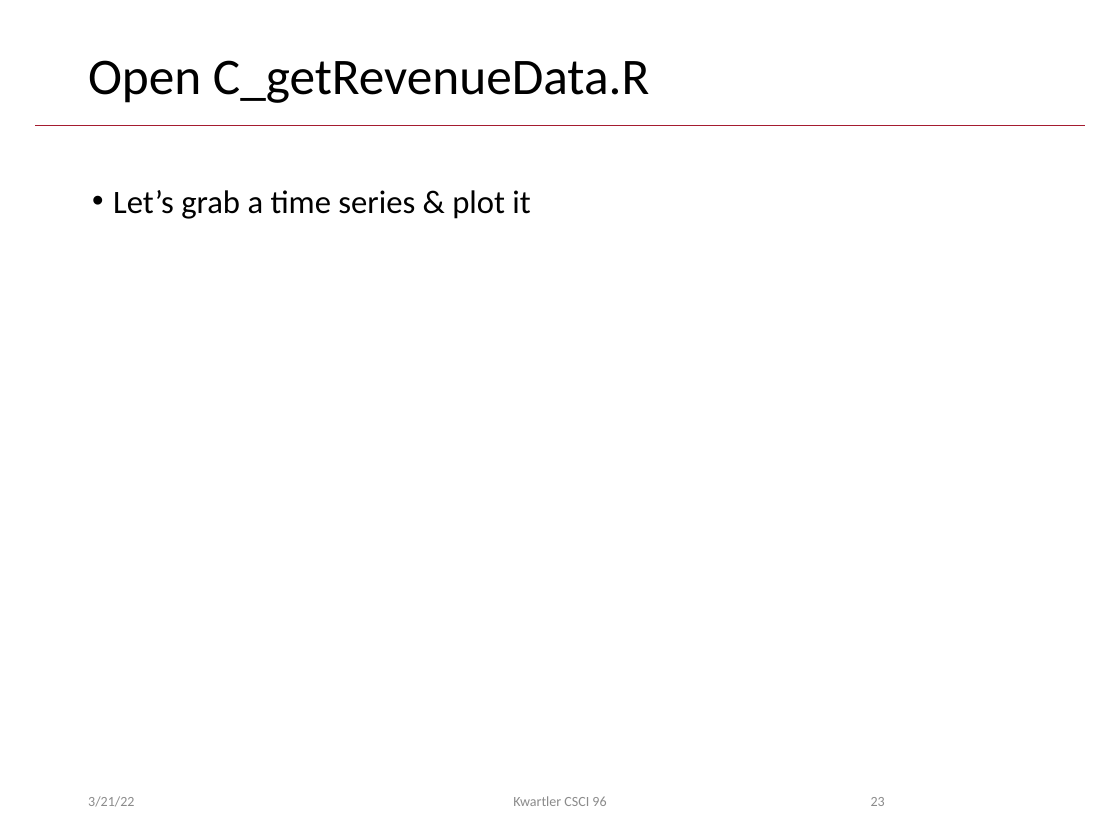
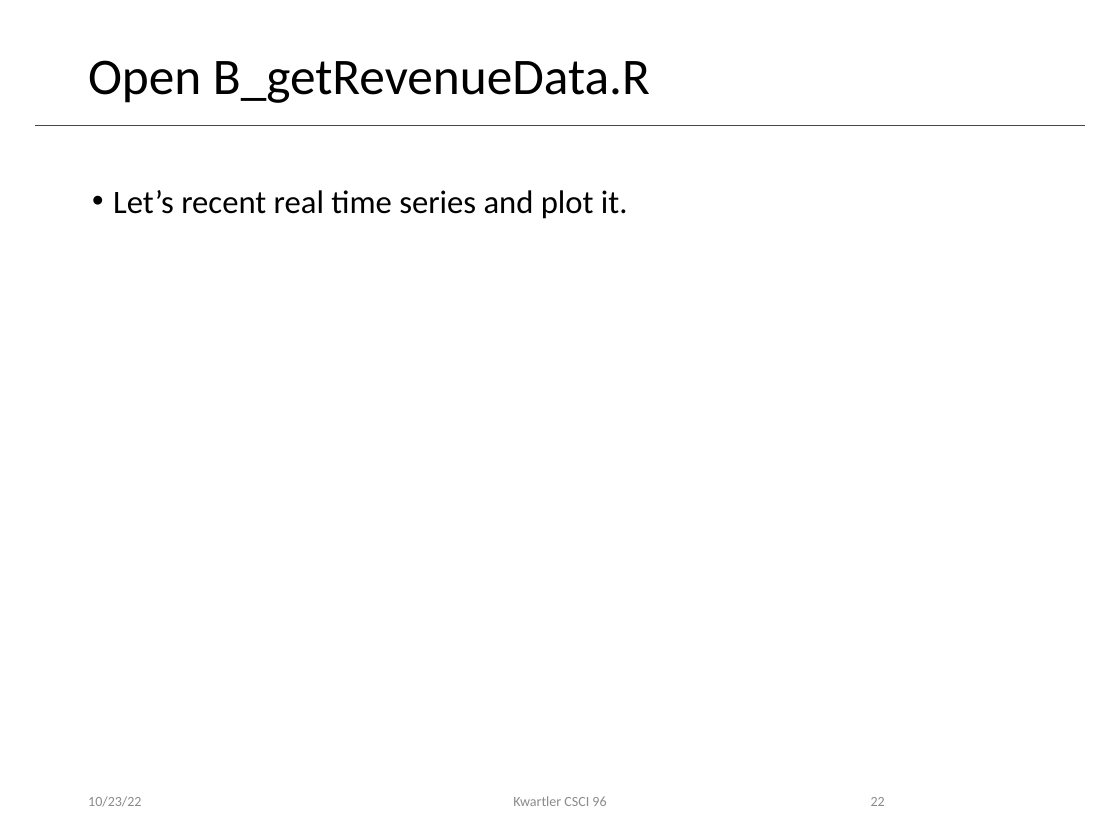
Before and after one commit to kwartler/Harvard_DataMining_Business_Student, a slide deck: slide 22 of Lessons/G_TimeSeries_Equities/A_TimeSeries.pptx (slide 23 before the commit). Drawn at 1120x840 pixels with LibreOffice and Linux fonts; fonts in the diff are those of the drawing; background and template pictures are left out. Boxes give left, top, right and bottom in pixels: in the first picture for what was removed or moved away, otherwise in the second. Text is boxed around its words. In the diff, an @@ line names an element or a change of style, - is before the commit and + after.

Commit message:
finish ts pptx

```diff
--- a/Lessons/G_TimeSeries_Equities/A_TimeSeries.pptx
+++ b/Lessons/G_TimeSeries_Equities/A_TimeSeries.pptx
@@ title at [88, 60, 650, 103]: text changed @@
-Open C_getRevenueData.R
+Open B_getRevenueData.R
@@ text at [113, 190, 628, 219]: text changed @@
-• Let’s grab a time series & plot it
+• Let’s recent real time series and plot it.
@@ text at [88, 796, 141, 807]: text changed @@
-3/21/22
+10/23/22
```
Also in this commit, not shown: 50 other slides changed, 1 slide removed.
